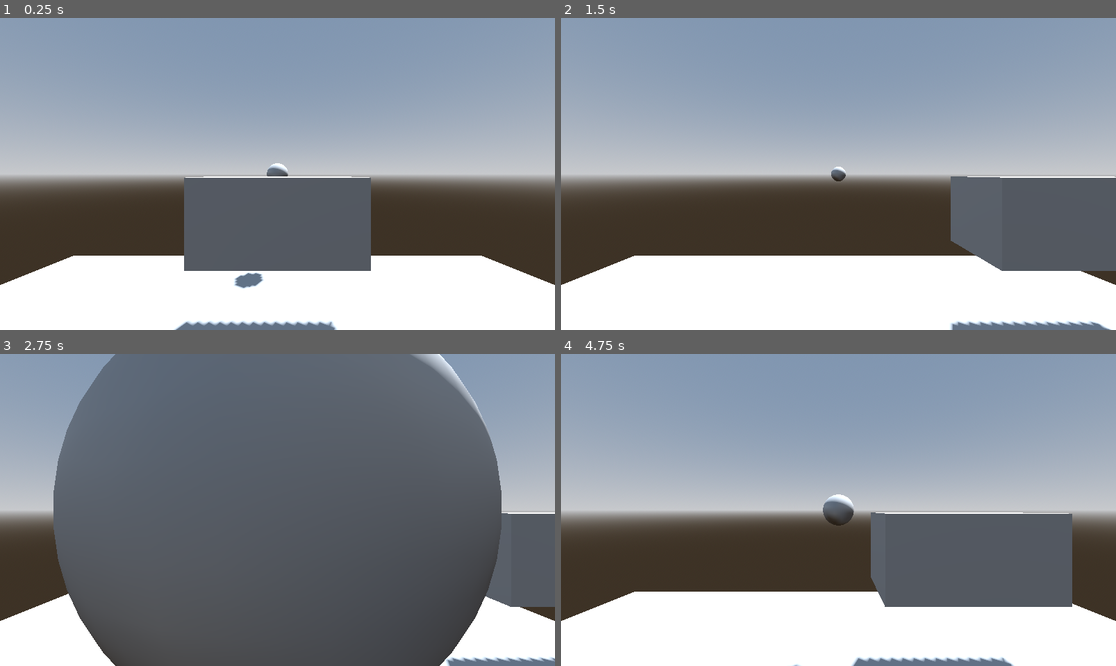
Above: before the commit, frames 1-4 (two rows, left to right).
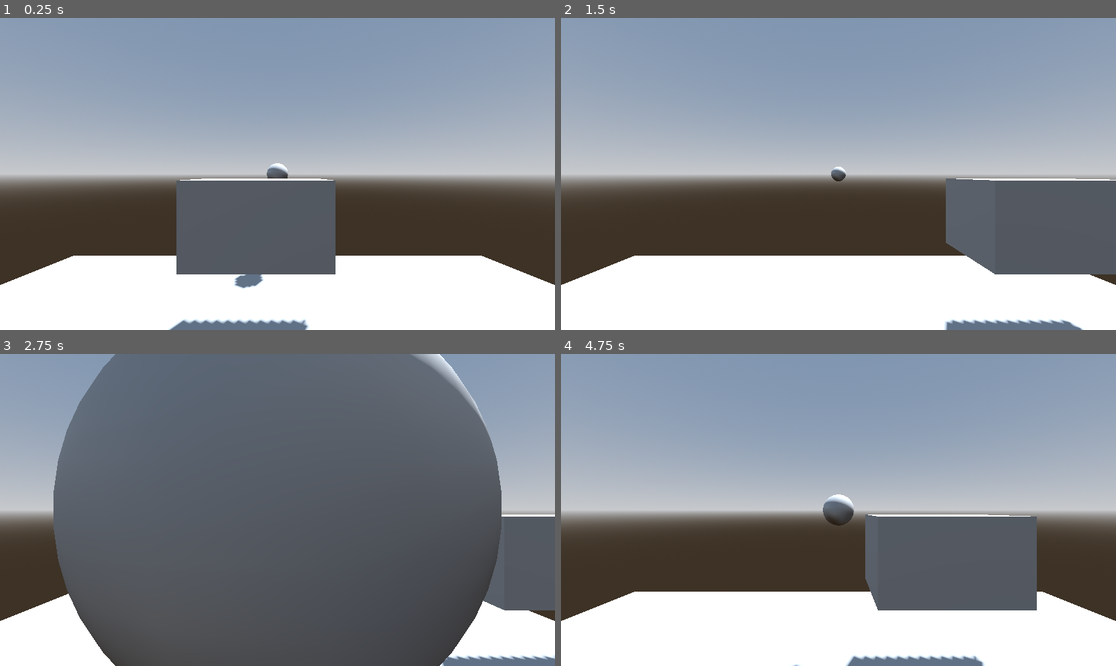
Above: after the commit, the same moments.

Repository: KapustiakT/baseball
Game: Godot game, scene res://level.tscn
Same seed, same stepped clock (60 frames per second), same inputs: the game is played once before the commit and once after it. The project has no main scene, so this scene is started directly.
Inputs (mouse positions are in pixels of both pictures, inside the frame that each line leads up to):
- Up to frame 1 (0.25 s): no input
- Up to frame 2 (1.5 s): move the mouse to (960, 158) at 0.52 s; hold D (move_right) 0.53-1.28 s; click (960, 158) at 0.6 s; move the mouse to (727, 189) at 1.27 s; hold A (move_left) from 1.28 s (still down); right-click (727, 189) at 1.35 s
- Up to frame 3 (2.75 s): move the mouse to (333, 441) at 2.02 s; release A (move_left) at 2.03 s; hold D (move_right) from 2.03 s (still down); click (333, 441) at 2.1 s
- Up to frame 4 (4.75 s): move the mouse to (810, 572) at 2.77 s; right-click (810, 572) at 2.85 s; move the mouse to (1005, 556) at 3.52 s; release D (move_right) at 3.53 s; hold A (move_left) from 3.53 s (still down); click (1005, 556) at 3.6 s; move the mouse to (672, 463) at 4.27 s; right-click (672, 463) at 4.35 s

The runs differ from the first frame. In frame 1, 3.3% of the frame differs, in the area x 30-67%, y 50-100%; in frame 2, 1.4%; in frame 3, 0.5%; in frame 4, 3.3%.

Commit message:
zone cleanup
cleaned up the visual on the bat aera to better line up with the 'hitbox' and added '_' before unused thing for godot best practice

Diff:
--- a/Ball.gd
+++ b/Ball.gd
@@ -11,7 +11,7 @@
 	axis_lock_linear_y = true
 
 # Called every frame. 'delta' is the elapsed time since the previous frame.
-func _process(delta):
+func _process(_delta):
 
 	if Input.is_action_just_pressed("left_click"):
 		if bat_outside == 1:
@@ -37,26 +37,26 @@
 
 
 
-func _on_bat_body_exited(body):
+func _on_bat_body_exited(_body):
 	print('exited')
 	bat_zone = 'out'
 	print(bat_zone)
 
 
 
-func _on_outside_body_entered(body):
+func _on_outside_body_entered(_body):
 	print('outside')
 	bat_outside = 1
 	print(bat_outside)
 
 
-func _on_perfect_body_entered(body):
+func _on_perfect_body_entered(_body):
 	print('perfect')
 	bat_perfect = 1
 	print(bat_perfect)
 
 
-func _on_inside_body_entered(body):
+func _on_inside_body_entered(_body):
 	print('inside')
 	bat_inside = 1
 	print(bat_inside)
@@ -65,22 +65,22 @@
 
 
 
-func _on_bat_body_entered(body):
+func _on_bat_body_entered(_body):
 	print('in')
 	bat_zone = 'in'
 	print(bat_zone)
 
 
-func _on_outside_body_exited(body):
+func _on_outside_body_exited(_body):
 	bat_outside = 0
 	print(bat_outside)
 
 
-func _on_perfect_body_exited(body):
+func _on_perfect_body_exited(_body):
 	bat_perfect = 0
 	print(bat_perfect)
 
 
-func _on_inside_body_exited(body):
+func _on_inside_body_exited(_body):
 	bat_inside = 0
 	print(bat_inside)
--- a/bat.tscn
+++ b/bat.tscn
@@ -20,11 +20,11 @@
 script = ExtResource("1_k6qjl")
 
 [node name="CollisionShape3D" type="CollisionShape3D" parent="."]
-transform = Transform3D(1, 0, 0, 0, 1, 0, 0, 0, 1, -0.238922, 0, 0)
+transform = Transform3D(1, 0, 0, 0, 1, 0, 0, 0, 1, -0.235186, -0.03932, 0)
 shape = SubResource("BoxShape3D_nfw24")
 
 [node name="MeshInstance3D" type="MeshInstance3D" parent="."]
-transform = Transform3D(2, 0, 0, 0, 1, 0, 0, 0, 1, 0, 0, 0)
+transform = Transform3D(1.7, 0, 0, 0, 1, 0, 0, 0, 1, -0.229796, -0.03128, 0)
 mesh = SubResource("BoxMesh_33edl")
 
 [node name="outside" type="Area3D" parent="."]
